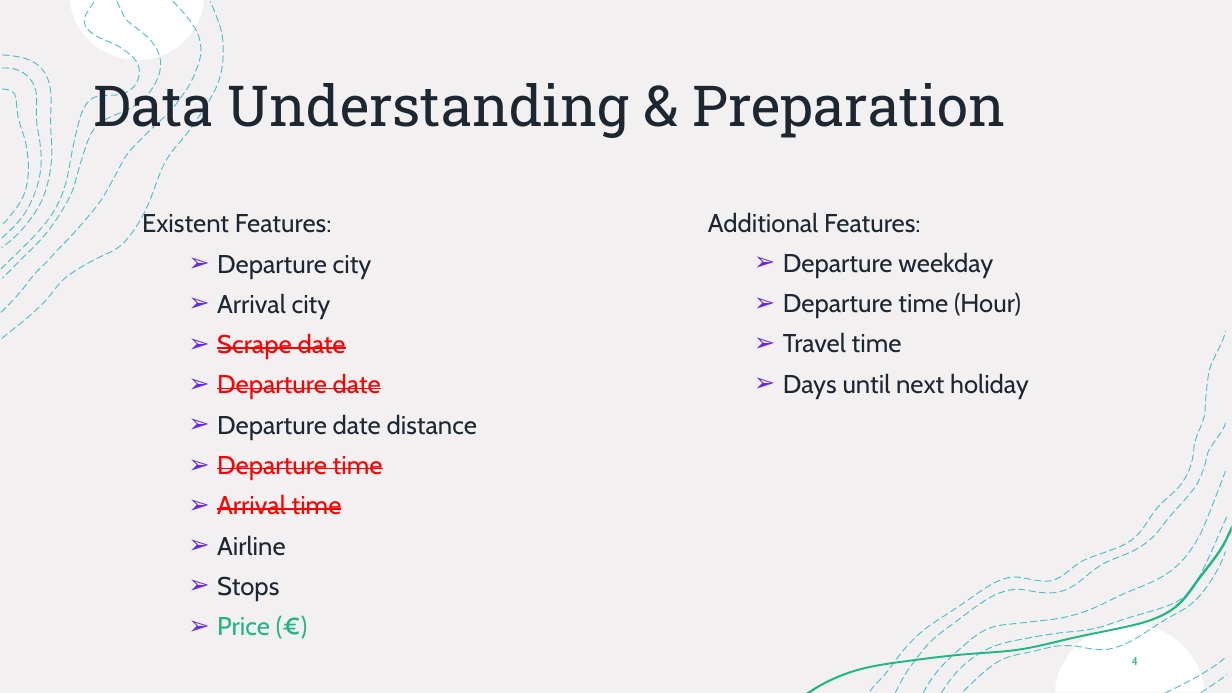
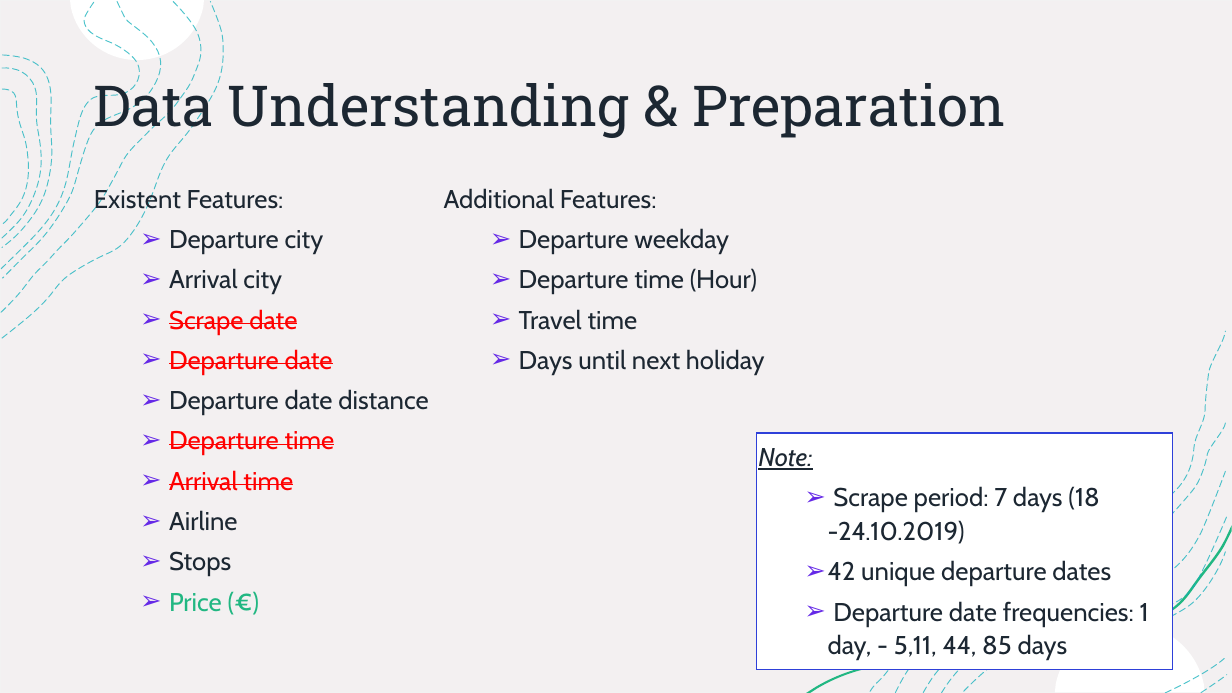
Before and after one commit to joss-thu/MLProj-GermanAirFares, a slide deck: slide 4 of ML-Project.pptx. Drawn at 1232x693 pixels with LibreOffice and Linux fonts; fonts in the diff are those of the drawing. Boxes give left, top, right and bottom in pixels: in the first picture for what was removed or moved away, otherwise in the second. Text is boxed around its words. In the diff, an @@ line names an element or a change of style, - is before the commit and + after.

```diff
--- a/ML-Project.pptx
+++ b/ML-Project.pptx
@@ text "Existent Features:": place and size @@
-text "Existent Features:" at box(142, 211, 477, 636)
+text "Existent Features:" at box(94, 187, 428, 612)
@@ text "Additional Features:": place and size @@
-text "Additional Features:" at box(708, 212, 1029, 398)
+text "Additional Features:" at box(444, 188, 765, 375)
@@ rectangle added at box(757, 433, 1173, 670), fill #FFFFFF, outline #2E40D9 1 pt @@
@@ text added at box(758, 448, 1149, 660), 20 pt, text #1C2732 @@
+Note:
+  ➢ Scrape period: 7 days (18 -24.10.2019)
+  ➢ 42 unique departure dates
+  ➢ Departure date frequencies: 1 day, - 5,11, 44, 85 days
@@ page number removed at box(1132, 657, 1138, 665) @@
-4
```
Also in this commit, not shown: 6 other slides changed.
